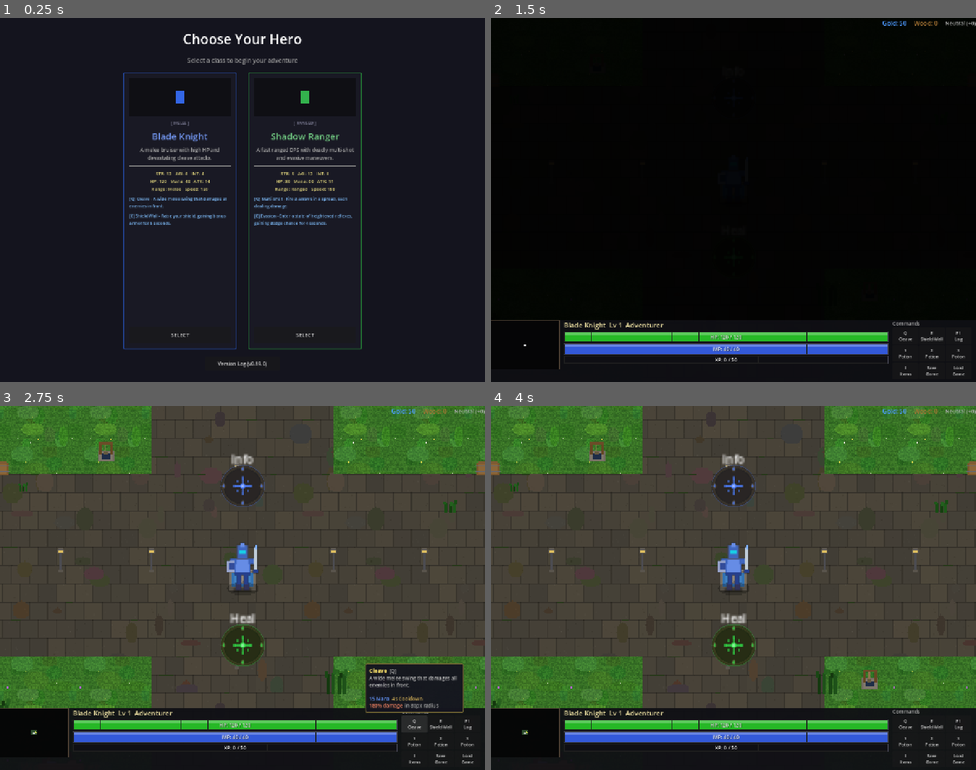
Above: before the commit, frames 1-4 (two rows, left to right).
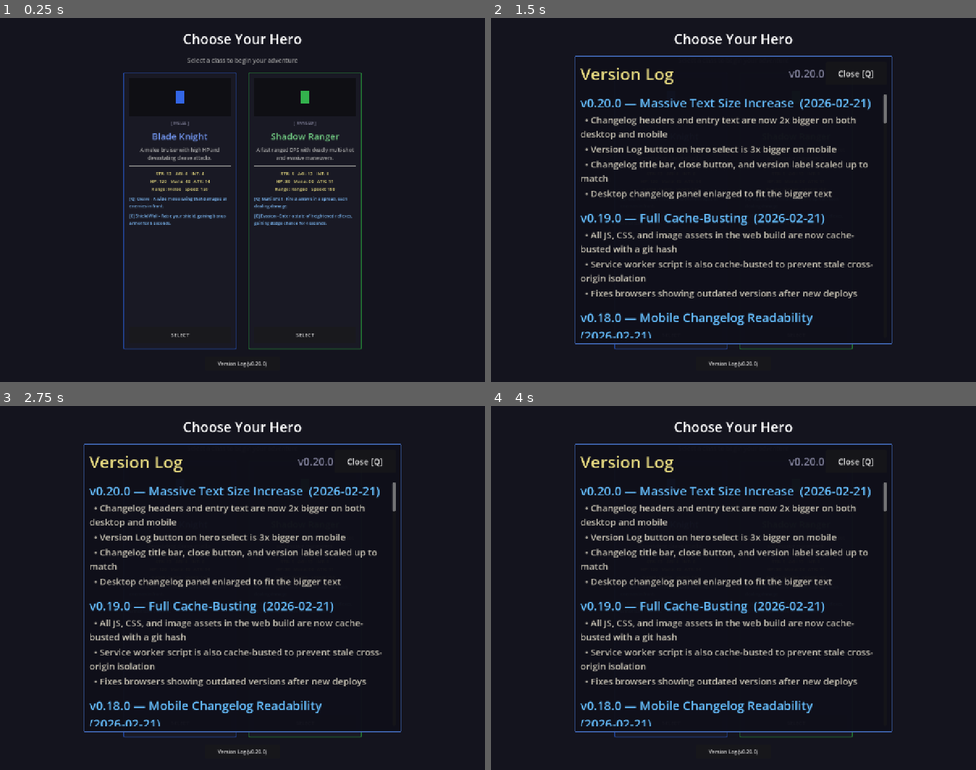
Above: after the commit, the same moments.

Repository: slxny/legends-open-rpg
Game: Godot game, scene res://scenes/main.tscn
Two runs of this game, one before a commit and one after it. Both use one fixed random seed, a clock stepped at 60 frames per second and the inputs below.
Inputs (mouse positions are in pixels of both pictures, inside the frame that each line leads up to):
- Up to frame 1 (0.25 s): no input
- Up to frame 2 (1.5 s): click "Version Log (v0.19.0)" (after the commit: "Version Log (v0.20.0)") at 0.5 s; click "SELECT" at 1.25 s
- Up to frame 3 (2.75 s): click (412, 722) at 2 s, where only the run before the commit has a clickable "Q Cleave"
- Up to frame 4 (4 s): click (932, 722) at 2.75 s, where only the run before the commit has a clickable "E Shield Wall"; click (796, 722) at 3.5 s, where only the run after the commit has a clickable "SELECT"

The runs differ from the first frame. In frame 1, less than 0.1% of the frame differs, in the area x 52-54%, y 94-96%; in frame 2, 51%; in frame 3, 85%; in frame 4, 87%, in the area x 0-100%, y 0-99%.

Commit message:
Bump version to v0.20.0 — 2x changelog text, 3x mobile version button
Changelog entry text: 12→24 desktop, 17→34 mobile.
Changelog headers: 16→32 desktop, 22→44 mobile.
Hero select version button: 11→33 font, 160x32→480x96 on mobile.
Title bar, close button, version label all scaled proportionally.

https://claude.ai/code/session_01LCtUrjV1tHn8Veu3YoYXZ4

Diff:
--- a/scenes/hero_select/hero_select.gd
+++ b/scenes/hero_select/hero_select.gd
@@ -331,10 +331,10 @@
 	bottom_bar.alignment = BoxContainer.ALIGNMENT_CENTER
 
 	var version_btn = Button.new()
-	version_btn.text = "Version Log (v0.19.0)"
-	var ver_btn_w = 160 if _is_mobile else 200
-	var ver_btn_h = 32 if _is_mobile else 36
-	var ver_font_size = 11 if _is_mobile else 13
+	version_btn.text = "Version Log (v0.20.0)"
+	var ver_btn_w = 480 if _is_mobile else 200
+	var ver_btn_h = 96 if _is_mobile else 36
+	var ver_font_size = 33 if _is_mobile else 13
 	version_btn.custom_minimum_size = Vector2(ver_btn_w, ver_btn_h)
 	version_btn.add_theme_font_size_override("font_size", ver_font_size)
 	version_btn.pressed.connect(_on_version_log_pressed)
--- a/scenes/ui/changelog_dialog.gd
+++ b/scenes/ui/changelog_dialog.gd
@@ -9,9 +9,20 @@
 var _is_visible: bool = false
 var _is_mobile: bool = false
 
-const GAME_VERSION := "v0.19.0"
+const GAME_VERSION := "v0.20.0"
 
 const CHANGELOG: Array[Dictionary] = [
+	{
+		"version": "v0.20.0",
+		"title": "Massive Text Size Increase",
+		"date": "2026-02-21",
+		"entries": [
+			"Changelog headers and entry text are now 2x bigger on both desktop and mobile",
+			"Version Log button on hero select is 3x bigger on mobile",
+			"Changelog title bar, close button, and version label scaled up to match",
+			"Desktop changelog panel enlarged to fit the bigger text",
+		]
+	},
 	{
 		"version": "v0.19.0",
 		"title": "Full Cache-Busting",
@@ -241,20 +252,20 @@
 func _resize_panel(vp_size: Vector2) -> void:
 	if _is_mobile:
 		# Fill most of the screen on mobile
-		var margin = 20.0
+		var margin = 10.0
 		panel.offset_left = -vp_size.x / 2.0 + margin
 		panel.offset_right = vp_size.x / 2.0 - margin
 		panel.offset_top = -vp_size.y / 2.0 + margin
 		panel.offset_bottom = vp_size.y / 2.0 - margin
-		close_button.custom_minimum_size = Vector2(120, 44)
-		close_button.add_theme_font_size_override("font_size", 18)
-		version_label.add_theme_font_size_override("font_size", 16)
-		$Panel/MarginContainer/VBox/TopBar/Title.add_theme_font_size_override("font_size", 26)
+		close_button.custom_minimum_size = Vector2(200, 64)
+		close_button.add_theme_font_size_override("font_size", 36)
+		version_label.add_theme_font_size_override("font_size", 32)
+		$Panel/MarginContainer/VBox/TopBar/Title.add_theme_font_size_override("font_size", 52)
 	else:
-		panel.offset_left = -320.0
-		panel.offset_right = 320.0
-		panel.offset_top = -300.0
-		panel.offset_bottom = 300.0
+		panel.offset_left = -420.0
+		panel.offset_right = 420.0
+		panel.offset_top = -380.0
+		panel.offset_bottom = 380.0
 
 func close() -> void:
 	_is_visible = false
@@ -264,9 +275,9 @@
 	for child in entries_container.get_children():
 		child.queue_free()
 
-	var header_size = 22 if _is_mobile else 16
-	var entry_size = 17 if _is_mobile else 12
-	var spacer_height = 10 if _is_mobile else 6
+	var header_size = 44 if _is_mobile else 32
+	var entry_size = 34 if _is_mobile else 24
+	var spacer_height = 20 if _is_mobile else 12
 
 	for patch in CHANGELOG:
 		# Version header with date
--- a/scenes/ui/changelog_dialog.tscn
+++ b/scenes/ui/changelog_dialog.tscn
@@ -49,7 +49,7 @@
 [node name="Title" type="Label" parent="Panel/MarginContainer/VBox/TopBar"]
 layout_mode = 2
 text = "Version Log"
-theme_override_font_sizes/font_size = 22
+theme_override_font_sizes/font_size = 44
 theme_override_colors/font_color = Color(0.9, 0.85, 0.5, 1)
 
 [node name="Spacer" type="Control" parent="Panel/MarginContainer/VBox/TopBar"]
@@ -59,13 +59,14 @@
 [node name="VersionLabel" type="Label" parent="Panel/MarginContainer/VBox/TopBar"]
 layout_mode = 2
 text = "v0.13.0"
-theme_override_font_sizes/font_size = 14
+theme_override_font_sizes/font_size = 28
 theme_override_colors/font_color = Color(0.5, 0.5, 0.6, 1)
 
 [node name="CloseButton" type="Button" parent="Panel/MarginContainer/VBox/TopBar"]
 layout_mode = 2
 text = "Close [Q]"
-custom_minimum_size = Vector2(90, 30)
+custom_minimum_size = Vector2(160, 48)
+theme_override_font_sizes/font_size = 22
 
 [node name="Separator" type="HSeparator" parent="Panel/MarginContainer/VBox"]
 layout_mode = 2
@@ -77,4 +78,4 @@
 [node name="Entries" type="VBoxContainer" parent="Panel/MarginContainer/VBox/Scroll"]
 layout_mode = 2
 size_flags_horizontal = 3
-theme_override_constants/separation = 3
+theme_override_constants/separation = 6
